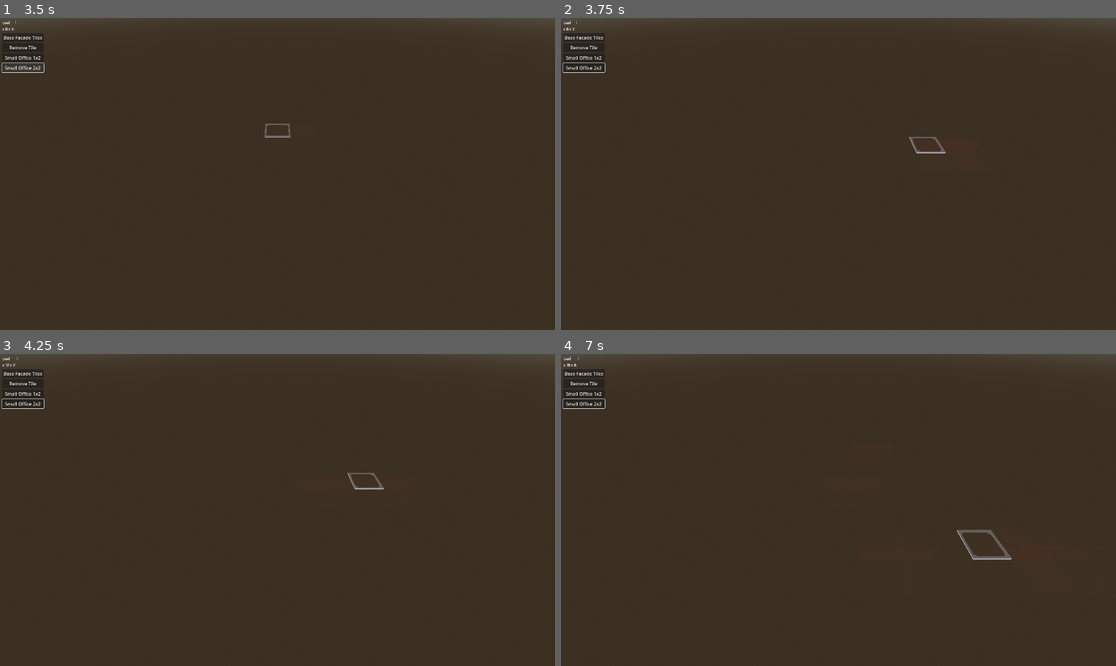
Above: before the commit, frames 1-4 (two rows, left to right).
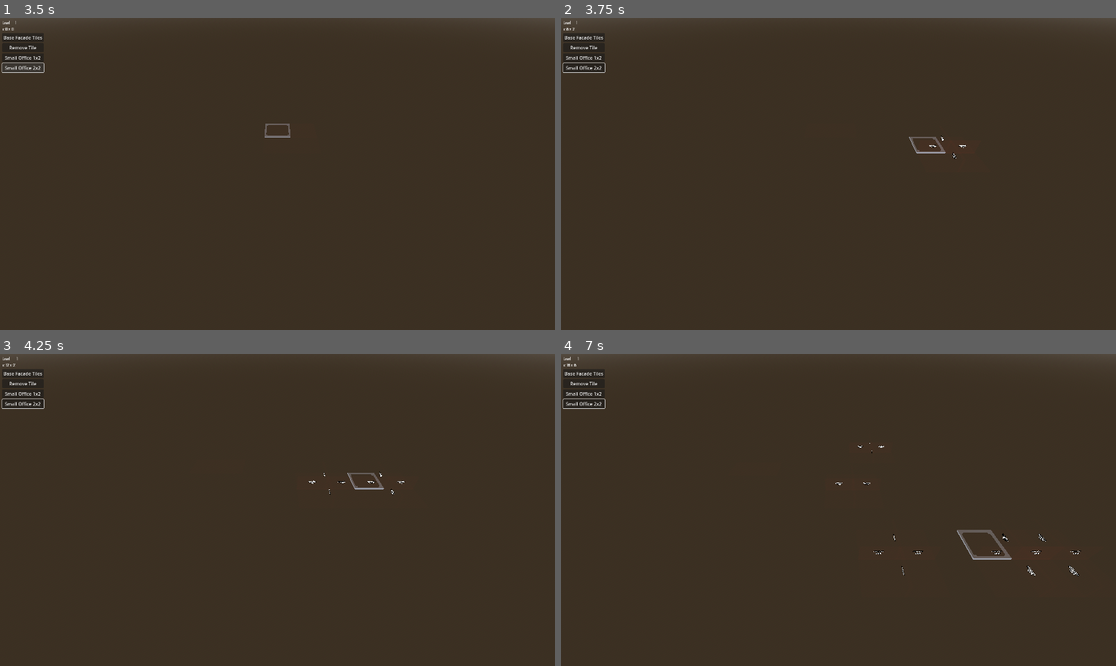
Above: after the commit, the same moments.

Repository: newnoiseworks/TowerStory
Game: Godot game, scene res://Scenes/building/building.tscn
Same seed, same stepped clock (60 frames per second), same inputs: the game is played once before the commit and once after it.
Inputs (mouse positions are in pixels of both pictures, inside the frame that each line leads up to):
- Up to frame 1 (3.5 s): click "Base Facade Tiles" at 0.5 s; click "Remove Tile" at 1.25 s; click "Small Office 1x2" at 2 s; click "Small Office 2x2" at 2.75 s
- Up to frame 2 (3.75 s): tap Enter at 3.5 s; move the mouse to (960, 158) at 3.52 s; hold D (move_right) from 3.53 s (still down); hold F (facade_swap) from 3.53 s (still down); click (960, 158) at 3.67 s
- Up to frame 3 (4.25 s): keep holding D (move_right); keep holding F (facade_swap)
- Up to frame 4 (7 s): release D (move_right) at 4.25 s; release F (facade_swap) at 4.25 s; drag from (727, 525) to (810, 572) at 4.27 s; tap Space at 5, 6.5 s; move the mouse to (894, 441) at 5.02 s; hold D (move_right) 5.03-5.75 s; hold Middle mouse button (third_button) 5.03-5.75 s; tap Enter at 5.75 s; drag from (810, 572) to (672, 463) at 5.77 s; move the mouse to (1005, 556) at 6.52 s; hold A (move_left) from 6.53 s (still down); tap Mouse wheel down (zoom_out) at 6.6 s

Frame 1 is identical in both runs. In frame 2, less than 0.1% of the frame differs, in the area x 66-74%, y 37-46%; in frame 3, less than 0.1%; in frame 4, 0.2%, in the area x 49-94%, y 28-72%.

Commit message:
adds text labels to walls to know positionings visually

Diff:
--- a/Scenes/floor/bottom_floor_piece.tscn
+++ b/Scenes/floor/bottom_floor_piece.tscn
@@ -12,17 +12,33 @@
 transform = Transform3D(-4.37114e-08, 0, 1, 0, 1, 0, -1, 0, -4.37114e-08, 1, 0, 0)
 visible = false
 
+[node name="xup" type="Label3D" parent="wall0" index="1"]
+transform = Transform3D(1, 0, 0, 0, 1, 0, 0, 0, 1, 0, 0.480541, 0)
+text = "xup"
+
 [node name="wall1" parent="." index="2" instance=ExtResource("3")]
 transform = Transform3D(1, 0, 0, 0, 1, 0, 0, 0, 1, 0, 0, 1)
 visible = false
+
+[node name="zup" type="Label3D" parent="wall1" index="1"]
+transform = Transform3D(1, 0, 0, 0, 1, 0, 0, 0, 1, 0, 0.548475, 0)
+text = "zup"
 
 [node name="wall2" parent="." index="3" instance=ExtResource("3")]
 transform = Transform3D(-4.37114e-08, 0, 1, 0, 1, 0, -1, 0, -4.37114e-08, -0.918394, 0, 0)
 visible = false
 
+[node name="xdown" type="Label3D" parent="wall2" index="1"]
+transform = Transform3D(-1, 3.48787e-16, -8.74228e-08, 3.48787e-16, 1, -3.48787e-16, 8.74228e-08, -3.48787e-16, -1, 4.00052e-09, 0.575763, -0.0915211)
+text = "xdown"
+
 [node name="wall3" parent="." index="4" instance=ExtResource("3")]
 transform = Transform3D(1, 0, 0, 0, 1, 0, 0, 0, 1, 0, 0, -1)
 visible = false
 
+[node name="zdown" type="Label3D" parent="wall3" index="1"]
+transform = Transform3D(-1, 3.48787e-16, -8.74228e-08, 3.48787e-16, 1, -3.48787e-16, 8.74228e-08, -3.48787e-16, -1, 0, 0.57101, -0.0902741)
+text = "zdown"
+
 [node name="ceiling" parent="." index="5" instance=ExtResource("4")]
 visible = false
Not shown: 1 places in Scenes/floor/bottom_floor_piece.tscn that only renumber resources
